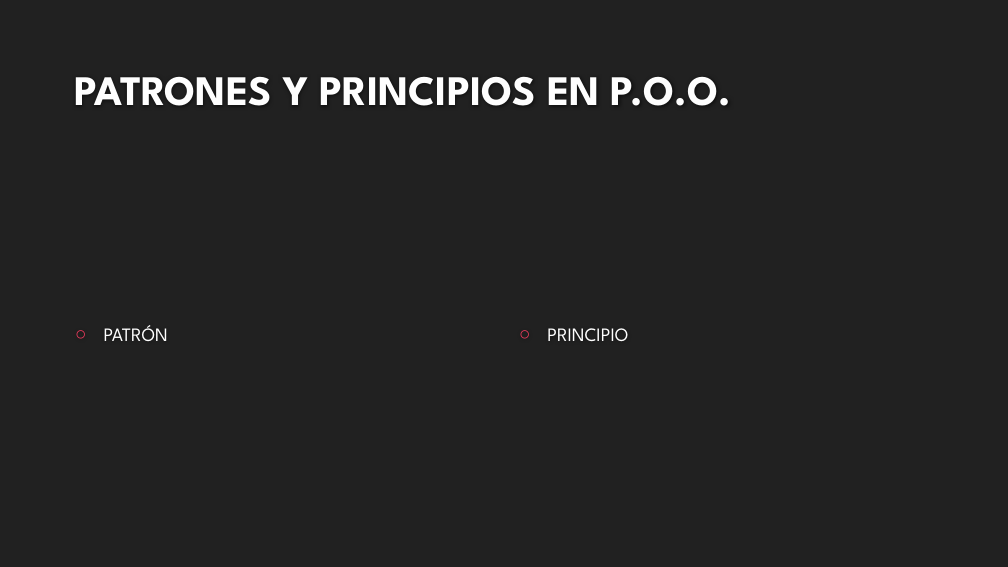
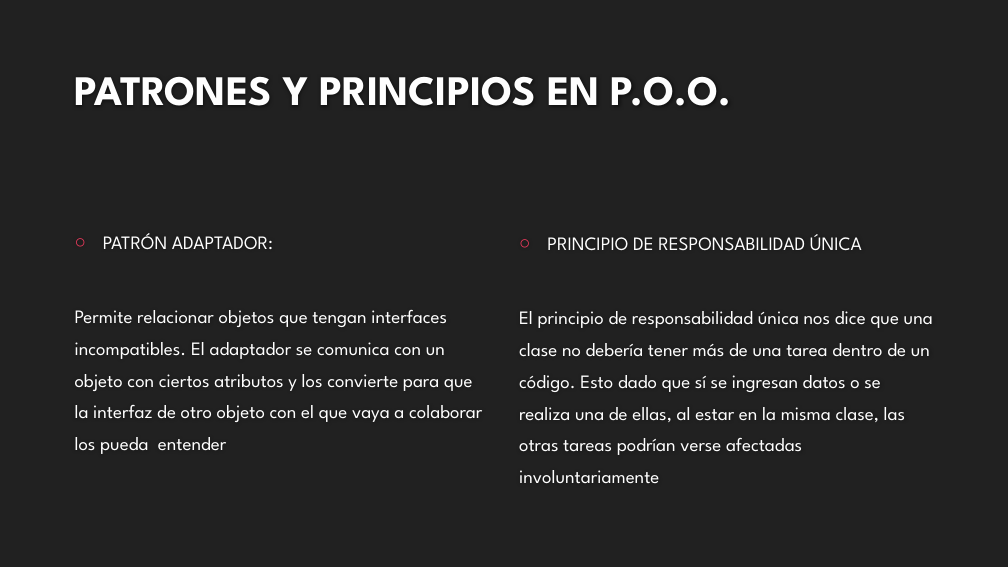
Before and after one commit to EmmisFrh12/Taller-2-Scripting, a slide deck: slide 6 of Presentación/TALLER 2 PRESENTACIÓN.pptx. Drawn at 1008x567 pixels with LibreOffice and Linux fonts; fonts in the diff are those of the drawing; background and template pictures are left out. Boxes give left, top, right and bottom in pixels: in the first picture for what was removed or moved away, otherwise in the second. Text is boxed around its words. In the diff, an @@ line names an element or a change of style, - is before the commit and + after.

Commit message:
Update TALLER 2 PRESENTACIÓN.pptx
Subido el Punto 5: Principios y Patrones

```diff
--- a/Presentación/TALLER 2 PRESENTACIÓN.pptx
+++ b/Presentación/TALLER 2 PRESENTACIÓN.pptx
@@ text at [75, 233, 482, 454]: text changed @@
-○ PATRÓN
+○ PATRÓN ADAPTADOR:
+Permite relacionar objetos que tengan interfaces incompatibles. El adaptador se comunica con un objeto con ciertos atributos y los convierte para que la interfaz de otro objeto con el que vaya a colaborar los pueda entender
@@ text at [519, 234, 933, 484]: text changed @@
-○ PRINCIPIO
+○ PRINCIPIO DE RESPONSABILIDAD ÚNICA
+El principio de responsabilidad única nos dice que una clase no debería tener más de una tarea dentro de un código. Esto dado que sí se ingresan datos o se realiza una de ellas, al estar en la misma clase, las otras tareas podrían verse afectadas involuntariamente
```
Also in this commit, not shown: 1 other slide changed, 1 slide added.
